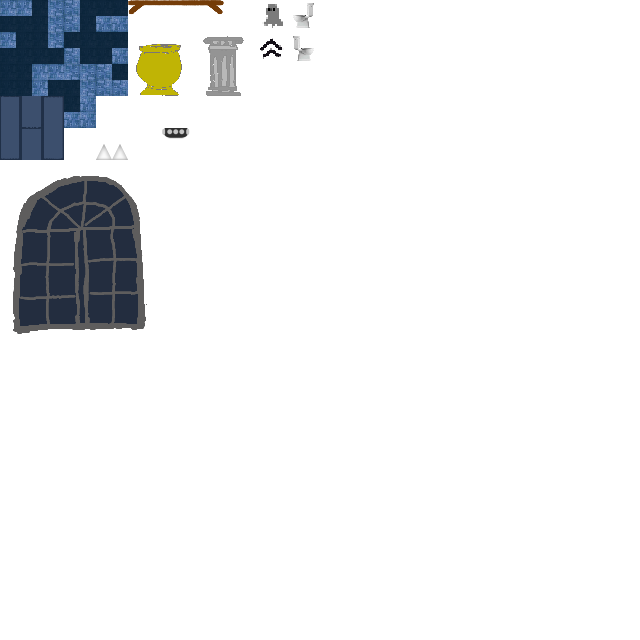
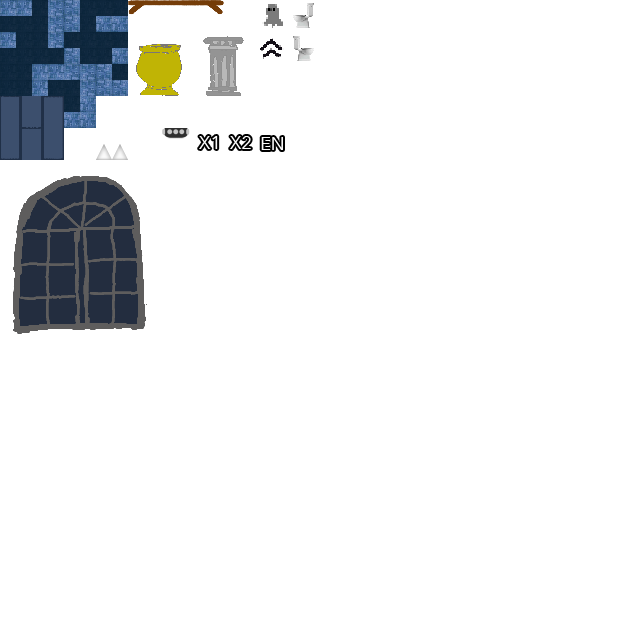
Before/after of a (640, 640) layered artwork. What changed in the layer stack:
added group "Group 2" with 3 layers in group "Group 1" over [199, 136, 283, 150]
added layer "X2" in group "Group 2" over [230, 136, 251, 149]
added layer "EN" in group "Group 2" over [261, 137, 283, 150]
added layer "X1" in group "Group 2" over [199, 136, 218, 149]
